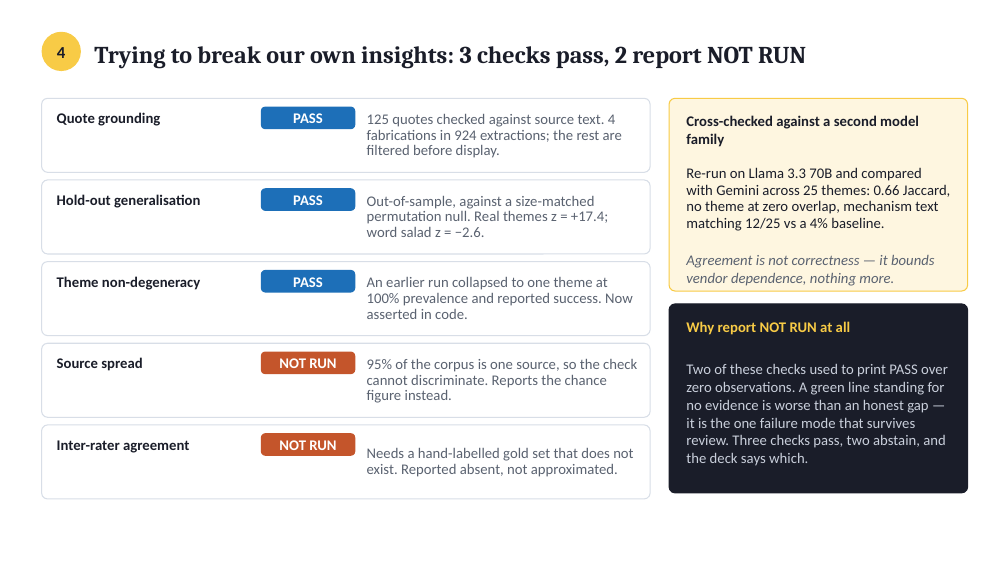
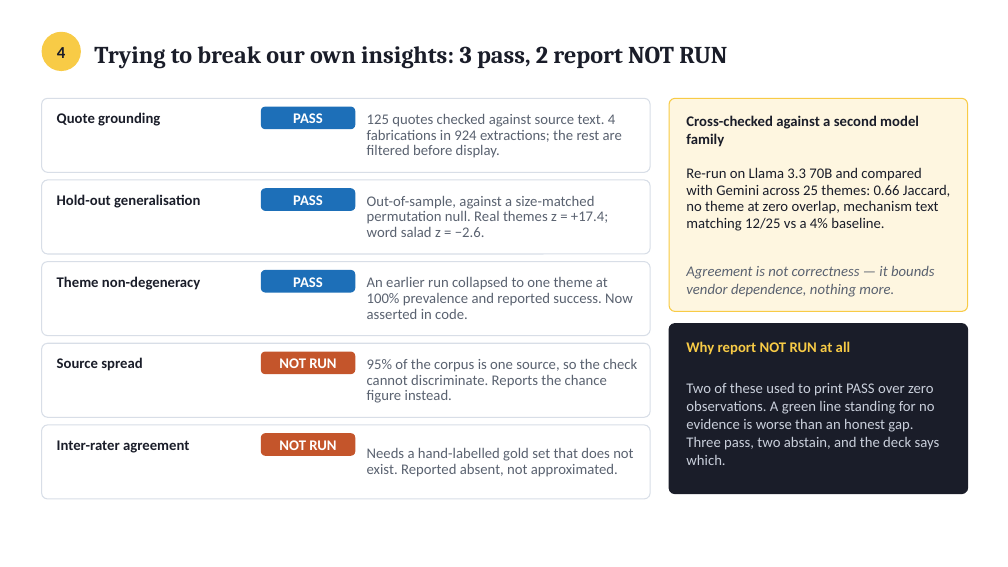
Before and after one commit to ayushbisht-source/Blinkit, a slide deck: slide 4 of deck/Blinkit-Category-Exploration.pptx. Drawn at 1008x567 pixels with LibreOffice and Linux fonts; fonts in the diff are those of the drawing. Boxes give left, top, right and bottom in pixels: in the first picture for what was removed or moved away, otherwise in the second. Text is boxed around its words. In the diff, an @@ line names an element or a change of style, - is before the commit and + after.

```diff
--- a/deck/Blinkit-Category-Exploration.pptx
+++ b/deck/Blinkit-Category-Exploration.pptx
@@ text at (94,46,727,68): text changed @@
-Trying to break our own insights: 3 checks pass, 2 report NOT RUN
+Trying to break our own insights: 3 pass, 2 report NOT RUN
@@ rounded rectangle at (669,98,968,312): proportions changed @@
@@ rounded rectangle: place and size @@
-rounded rectangle at (669,98,968,291)
+rounded rectangle at (669,98,968,312)
@@ text "Agreement is not correctness — ...": place and size @@
-text "Agreement is not correctness — ..." at (686,255,935,286)
+text "Agreement is not correctness — ..." at (686,266,935,297)
@@ rounded rectangle: place and size @@
-rounded rectangle at (669,304,968,493)
+rounded rectangle at (669,324,968,494)
@@ rounded rectangle at (669,324,968,494): proportions changed @@
@@ text "Why report NOT RUN at ...": place and size @@
-text "Why report NOT RUN at ..." at (686,321,850,335)
+text "Why report NOT RUN at ..." at (686,341,850,355)
@@ text at (686,383,940,465): text changed @@
-Two of these checks used to print PASS over zero observations. A green line standing for no evidence is worse than an honest gap — it is the one failure mode that survives review. Three checks pass, two abstain, and the deck says which.
+Two of these used to print PASS over zero observations. A green line standing for no evidence is worse than an honest gap. Three pass, two abstain, and the deck says which.
```
Also in this commit, not shown: 7 other slides changed, 3 other files.
